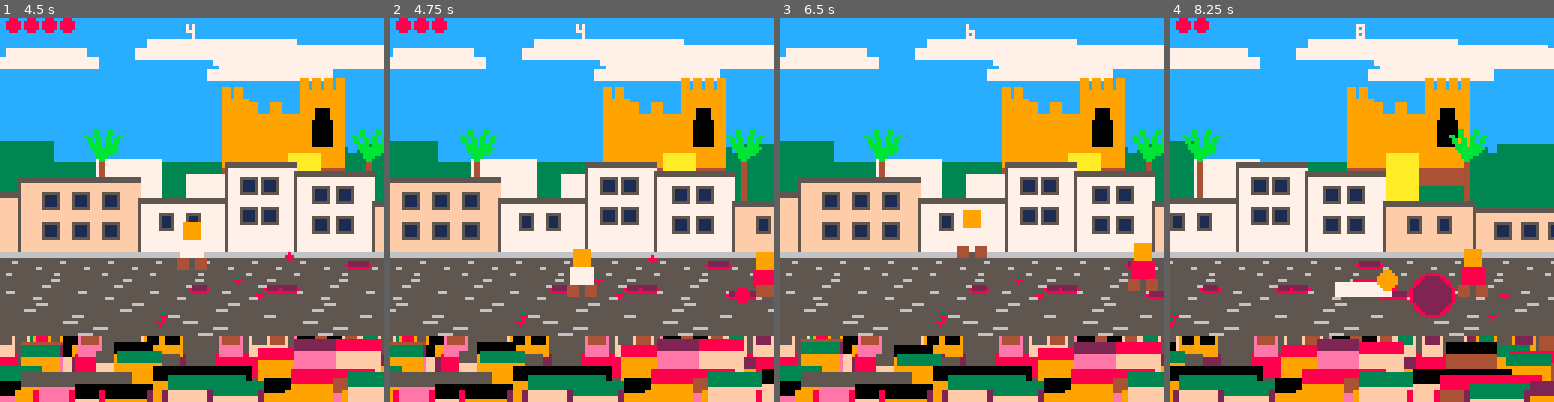
Above: before the commit, frames 1-4 (left to right).
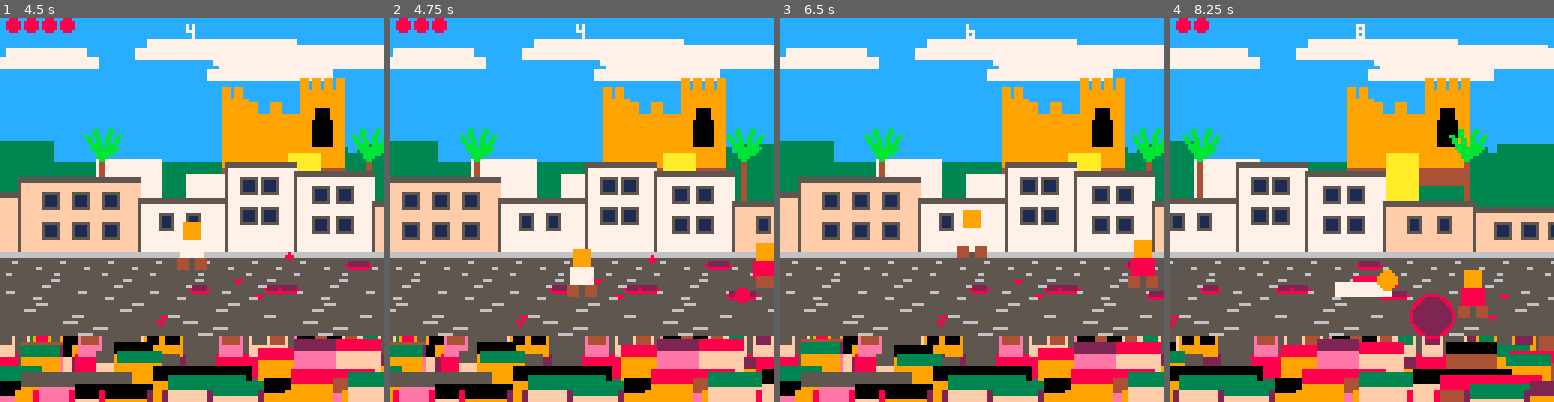
Above: after the commit, the same moments.

Repository: donaldbell/La_Tomatina
Game: PICO-8 cartridge tomatina.p8
The game is run twice, just before and just after one commit, with the same random seed, the same clock (stepped at 60 frames per second) and the same inputs.
Inputs:
- Up to frame 1 (4.5 s): tap X (X key) at 0.33, 1.07, 1.85, 2.97, 4.08 s; tap O (Z key) at 0.7, 1.7, 2.1, 2.5, 2.9, 3.3, 3.7, 4.1 s; hold Right 1.6-2.1 s; hold Up 2.15-2.42 s; hold Right 2.47-3.03 s; hold Left 3.08-3.58 s; hold Down 3.63-3.97 s; hold Right from 4.02 s (still down)
- Up to frame 2 (4.75 s): tap O (Z key) at 4.5 s; release Right at 4.68 s; hold Up from 4.73 s (still down)
- Up to frame 3 (6.5 s): tap O (Z key) every 0.4 s from 4.9 to 6.1 s; release Up at 5.03 s; hold Left 5.08-5.68 s; tap X (X key) at 5.2, 6.32 s; hold Down 5.73-6.03 s; hold Right from 6.08 s (still down)
- Up to frame 4 (8.25 s): tap O (Z key) every 0.4 s from 6.5 to 8.1 s; release Right at 6.58 s; hold Right 6.63-7.13 s; hold Up 7.18-7.45 s; tap X (X key) at 7.43 s; hold Right 7.5-8.07 s; hold Left from 8.12 s (still down)

Frame 1 is identical in both runs. In frame 2, 0.5% of the frame differs, in the area x 94-100%, y 58-73%; in frame 3, 0.2%; in frame 4, 2.6%, in the area x 47-83%, y 60-84%.

Commit message:
Add equipment system and level progression globals
Adds boots, racket, poncho, umbrella gear with hit-reaction logic;
crowd cooldown and level scaling globals (npc speed/spawn rate).

Co-Authored-By: Claude Sonnet 4.6 <noreply@anthropic.com>

Diff:
--- a/tomatina.p8
+++ b/tomatina.p8
@@ -11,6 +11,11 @@
 game_state = "play"
 score = 0
 wobble = 0
+crowd_cd = 0
+level = 1
+level_cd = 0
+npc_spd_g = 0.7
+npc_cd_g = 90
 
 entities = {}
 
@@ -20,9 +25,11 @@
   hx=-3, hy=-15, hw=7, hh=15,
   ammo=12, hp=5,
   jsy=0, jvy=0, jump_cd=0,
+  boots=0, mask_cd=0, poncho=0, racket=0, umbrella=0,
 }
 
 local function on_pud(e)
+  if e==pl and pl.boots>0 then return false end
   if (e.jsy or 0)<0 then return false end
   for _,t in ipairs(entities) do
     if t.kind=="puddle" and abs(e.x-t.x)<t.sz+2 and abs(e.y-t.y)<3 then
@@ -41,7 +48,7 @@
   e.x+=dx*e.spd  e.y+=dy*e.spd
   if dx>0 then e.dir=1 elseif dx<0 then e.dir=-1 end
   e.y=mid(e.y,gnd_top,gnd_bot)
-  e.x=mid(e.x,8,1016)
+  e.x=mid(e.x,8,1050)
   return dx!=0 or dy!=0
 end
 
@@ -70,7 +77,7 @@
   local dur=(e.slip_type==3) and 65 or (e.slip_type==2) and 55 or 40
   e.x+=e.slip_vx
   e.slip_vx*=0.85
-  e.x=mid(e.x,8,1016)
+  e.x=mid(e.x,8,1050)
   if btnp(5) then e.timer+=8 end
   if e.timer>dur then e.state="idle" e.timer=0 end
 end
@@ -176,7 +183,33 @@
       e.sy+=e.vy
       e.vy+=e.vy<0 and 0.15 or 0.5
       if abs(e.x-pl.x)<7 and abs(e.y+e.sy-pl.y)<12 then
-        pl.hp=max(0,pl.hp-1)
+        if pl.racket>0 then
+          pl.racket-=1
+          local best,bd=nil,999
+          for _,t in ipairs(entities) do
+            if t.kind=="npc" and t.state!="down" then
+              local d=abs(pl.x-t.x)
+              if d<bd then best=t bd=d end
+            end
+          end
+          if best then
+            local od=pl.dir pl.dir=best.x>pl.x and 1 or -1
+            pl.ammo+=1 throw_tomato(pl) pl.dir=od
+          end
+          spawn_floater(pl.x,pl.y-18,"deflected!",10)
+        elseif pl.poncho>0 then
+          pl.poncho-=1
+          spawn_floater(pl.x,pl.y-18,"blocked!",11)
+        elseif pl.umbrella>0 then
+          if pl.umbrella%2==0 then
+            spawn_floater(pl.x,pl.y-18,"blocked!",11)
+          else
+            pl.hp=max(0,pl.hp-1)
+          end
+          pl.umbrella-=1
+        else
+          pl.hp=max(0,pl.hp-1)
+        end
         e.dead=true return
       end
       if e.x<cam_x-20 or e.x>cam_x+148 then e.dead=true return end
@@ -208,6 +241,133 @@
      and a.x+a.hx+a.hw > b.x+b.hx
      and a.y+a.hy     < b.y+b.hy+b.hh
      and a.y+a.hy+a.hh > b.y+b.hy
+end
+
+function crowd_throw()
+  local sx=cam_x+64
+  local bias=(rnd(10)<6) and flr(rnd(220)) or -flr(rnd(150))
+  local tx=mid(sx+bias,30,1550)
+  local r=flr(rnd(10))
+  local it=r<2 and 0 or r<3 and 1 or r<4 and 2 or r<5 and 3 or r<6 and 4 or r<7 and 5 or r<8 and 6 or 7
+  local nm={"bikini top!","fan scarf!","boots!","scuba mask!","poncho!","padel!","umbrella!","gooool!"}
+  local ic={14,8,4,1,11,5,12,7}
+  spawn({
+    x=sx,y=110,sy=0,
+    vx=(tx-sx)/40,vy=-3.5,
+    itype=it,iname=nm[it+1],icol=ic[it+1],
+    state="fly",timer=0,
+    fly=function(e)
+      e.x+=e.vx e.y+=e.vy e.vy+=0.15
+      if e.vy>0 and e.y>=gnd_top and e.y<=gnd_bot then
+        e.y=mid(e.y,gnd_top,gnd_bot)
+        e.vx=0 e.state="idle" e.timer=0
+      end
+      if e.timer>150 or e.y>120 then e.dead=true end
+    end,
+    idle=function(e)
+      if abs(pl.x-e.x)<6 and abs(pl.y-e.y)<5 then
+        if e.itype==7 then
+          local best,bd=nil,999
+          for _,t in ipairs(entities) do
+            if t.kind=="npc" and t.state!="down" then
+              local d=abs(e.x-t.x)
+              if d<bd then best=t bd=d end
+            end
+          end
+          if best then
+            e.vx=sgn(best.x-e.x)*1.5 e.bounces=0
+            e.state="kick" e.timer=0
+            spawn_floater(e.x,e.y-10,"gooool!",10)
+          else e.dead=true end
+        else
+          if e.itype==2 then pl.boots=1200
+          elseif e.itype==3 then pl.mask_cd=300
+          elseif e.itype==4 then pl.poncho=3
+          elseif e.itype==5 then pl.racket=3
+          elseif e.itype==6 then pl.umbrella=6
+          end
+          spawn_floater(e.x,e.y-8,e.iname,e.icol)
+          e.dead=true
+        end
+      end
+    end,
+    kick=function(e)
+      e.x+=e.vx
+      e.sy=-flr(abs(sin(e.timer*0.1))*4)
+      for _,t in ipairs(entities) do
+        if t.kind=="npc" and t.state!="down" and t.state!="hit" then
+          if abs(e.x-t.x)<8 then
+            t.state="down" t.hp=0 t.timer=0
+            e.bounces+=1
+            if e.bounces>=6 then e.dead=true return end
+            local best,bd=nil,999
+            for _,n in ipairs(entities) do
+              if n.kind=="npc" and n!=t and n.state!="down" then
+                local d=abs(e.x-n.x)
+                if d>5 and d<bd then best=n bd=d end
+              end
+            end
+            if best then
+              e.vx=sgn(best.x-e.x)*1.5 e.timer=0
+            else e.dead=true end
+            return
+          end
+        end
+      end
+      if e.timer>120 then e.dead=true end
+    end,
+    draw=function(e)
+      local c=e.icol
+      if e.state=="fly" then
+        if e.timer%8<4 then rectfill(e.x-2,e.y-3,e.x+2,e.y,c)
+        else rectfill(e.x-3,e.y-1,e.x+3,e.y+1,c) end
+      elseif e.state=="kick" then
+        ovalfill(e.x-3,e.y,e.x+3,e.y+1,5)
+        local by=e.y+e.sy
+        circfill(e.x,by,3,7)
+        pset(e.x,by,0)
+        pset(e.x-2,by-2,0) pset(e.x+2,by-2,0)
+        pset(e.x-1,by+2,0) pset(e.x+1,by+2,0)
+      else
+        local fc=e.timer%6<3 and c or 7
+        if e.itype==0 then
+          pset(e.x-3,e.y-3,fc) pset(e.x-2,e.y-4,fc)
+          rectfill(e.x-4,e.y-2,e.x-1,e.y,fc)
+          pset(e.x,e.y-1,fc)
+          pset(e.x+2,e.y-3,fc) pset(e.x+3,e.y-4,fc)
+          rectfill(e.x+1,e.y-2,e.x+4,e.y,fc)
+        elseif e.itype==1 then
+          rectfill(e.x-4,e.y-1,e.x+4,e.y,fc)
+          rectfill(e.x-4,e.y-3,e.x-3,e.y-1,fc)
+          rectfill(e.x+3,e.y-3,e.x+4,e.y-1,fc)
+          pset(e.x-1,e.y-1,10) pset(e.x+1,e.y-1,10)
+        elseif e.itype==2 then
+          rectfill(e.x-4,e.y-5,e.x-2,e.y,fc)
+          rectfill(e.x-5,e.y-1,e.x-1,e.y,fc)
+          rectfill(e.x+1,e.y-5,e.x+3,e.y,fc)
+          rectfill(e.x+1,e.y-1,e.x+5,e.y,fc)
+        elseif e.itype==3 then
+          ovalfill(e.x-4,e.y-3,e.x+4,e.y+1,fc)
+          ovalfill(e.x-3,e.y-2,e.x+3,e.y,1)
+        elseif e.itype==4 then
+          rectfill(e.x-4,e.y-3,e.x+4,e.y,fc)
+          rectfill(e.x-2,e.y-5,e.x+2,e.y-3,fc)
+          pset(e.x,e.y-4,7)
+        elseif e.itype==5 then
+          ovalfill(e.x-3,e.y-4,e.x+3,e.y,fc)
+          line(e.x+2,e.y,e.x+5,e.y+3,4)
+        elseif e.itype==6 then
+          ovalfill(e.x-5,e.y-4,e.x+5,e.y-1,fc)
+          line(e.x,e.y-1,e.x,e.y+2,5)
+        else
+          circfill(e.x,e.y-2,3,7)
+          pset(e.x,e.y-2,0)
+          pset(e.x-2,e.y-4,0) pset(e.x+2,e.y-4,0)
+          pset(e.x-1,e.y,0) pset(e.x+1,e.y,0)
+        end
+      end
+    end,
+  })
 end
 
 function spawn_floater(px,py,txt,col)
@@ -239,7 +399,7 @@
       if abs(pl.x-e.x)<7 and abs(pl.y-e.y)<5 then
         pl.hp=min(5,pl.hp+e.fheal)
         if e.fkind==2 then wobble=20 end
-        local nm={"patatas!","bocadillo!","cerveza!"}
+        local nm={"bravas!","bocadillo!","cerveza!"}
         local nc={10,15,10}
         spawn_floater(e.x,e.y-8,nm[e.fkind+1],nc[e.fkind+1])
         e.dead=true
@@ -307,21 +467,34 @@
   end
 end
 
+function npc_slip(e)
+  e.x+=(e.slip_vx or 0)
+  if e.slip_vx then e.slip_vx*=0.85 end
+  e.x=mid(e.x,8,1050)
+  if e.timer>38 then e.state="wander" e.timer=0 end
+end
+
 function npc_wander(e)
+  if on_pud(e) then
+    e.state="slip" e.timer=0
+    e.slip_vx=(flr(rnd(2))==0 and e.dir or -e.dir)*2.5
+    return
+  end
   local dx=pl.x-e.x  local dy=pl.y-e.y
   e.dir=dx>0 and 1 or -1
   if abs(dx)>10 then
     e.x+=e.dir*e.spd
-    e.y+=mid(dy,-0.4,0.4)
+    e.y+=mid((e.ty or e.y)-e.y,-0.4,0.4)
     e.y=mid(e.y,gnd_top,gnd_bot)
   end
   e.cooldown=max(0,e.cooldown-1)
-  if abs(dx)<80 and abs(dy)<18 and e.cooldown==0 then
+  if abs(dx)<80 and abs(dy)<18 and e.cooldown==0 and pl.mask_cd<=0 then
     e.state="throw" e.timer=0
   end
 end
 
 function npc_throw_st(e)
+  if pl.mask_cd>0 then e.state="wander" e.timer=0 return end
   if e.timer==20 then
     npc_throw(e)
     e.cooldown=90+flr(rnd(60))
@@ -351,6 +524,11 @@
   if e.state=="down" or e.state=="getup" then
     local prog=(e.state=="getup") and min(e.timer/20,1) or 0
     rectfill(e.x-7,e.y-flr(3+prog*12),e.x+7,e.y,8)
+    return
+  end
+  if e.state=="slip" then
+    rectfill(e.x-9,e.y-4,e.x+9,e.y,8)
+    circfill(e.x+e.dir*8,e.y-5,3,9)
     return
   end
   local flash=(e.state=="hit" and e.timer%4<2)
@@ -369,11 +547,12 @@
 
 function spawn_npc(px,py)
   spawn({
-    x=px,y=py,dir=1,spd=0.7,
+    x=px,y=py,ty=py,dir=1,spd=npc_spd_g,
     state="wander",timer=0,
-    hp=2,cooldown=90+flr(rnd(90)),kind="npc",
+    hp=2,cooldown=npc_cd_g+flr(rnd(npc_cd_g)),kind="npc",
     hx=-3,hy=-14,hw=6,hh=14,
     wander=npc_wander,
+    slip=npc_slip,
     throw=npc_throw_st,
     hit=npc_hit,
     down=npc_down,
@@ -413,11 +592,16 @@
   cam_x=0
   game_state="play"
   score=0
+  level=1
   pl.x=64  pl.y=90  pl.dir=1
   pl.state="idle"  pl.timer=0
   pl.ammo=12  pl.hp=5
   pl.jsy=0  pl.jvy=0  pl.jump_cd=0
+  pl.boots=0  pl.mask_cd=0  pl.poncho=0  pl.racket=0  pl.umbrella=0
   wobble=0
+  crowd_cd=150+flr(rnd(150))
+  npc_spd_g=0.7
+  npc_cd_g=90
   srand(99)
   for i=1,40 do
     local px=100+flr(rnd(1400))
@@ -440,20 +624,64 @@
   srand(time())
 end
 
+function level_up_init()
+  entities={}  cam_x=0  game_state="play"
+  pl.x=64  pl.y=90  pl.dir=1
+  pl.state="idle"  pl.timer=0
+  pl.jsy=0  pl.jvy=0  pl.jump_cd=0
+  wobble=0  crowd_cd=150+flr(rnd(150))
+  local nc=min(8+(level-1)*2,18)
+  npc_spd_g=min(0.7+(level-1)*0.08,1.3)
+  npc_cd_g=max(90-(level-1)*10,30)
+  srand(99+level*7)
+  for i=1,40 do spawn_pickup(100+flr(rnd(1400)),gnd_top+2+flr(rnd(gnd_bot-gnd_top-4))) end
+  srand(77+level*13)
+  for i=1,nc do spawn_npc(200+flr(rnd(1200)),gnd_top+2+flr(rnd(gnd_bot-gnd_top-4))) end
+  srand(55+level*11)
+  for i=1,15 do
+    local r=flr(rnd(10))
+    spawn_food(150+flr(rnd(1300)),gnd_top+2+flr(rnd(gnd_bot-gnd_top-4)),r<4 and 0 or r<8 and 1 or 2)
+  end
+  srand(time())
+end
+
+function draw_level_up()
+  rectfill(24,48,103,80,0)
+  rect(25,49,102,79,9)
+  local lbl="nivel "..level
+  print(lbl,64-#lbl*2,57,9)
+  print("buena suerte!",28,68,7)
+end
+
 function _update()
   if game_state=="over" then
     if btnp(4) or btnp(5) then _init() end
     return
   end
+  if game_state=="level_up" then
+    level_cd-=1
+    if level_cd<=0 then level_up_init() end
+    return
+  end
   score+=1
+  crowd_cd-=1
+  if crowd_cd<=0 then crowd_throw() crowd_cd=180+flr(rnd(120)) end
   wobble=max(0,wobble-1)
+  if pl.mask_cd>0 then pl.mask_cd-=1 end
+  if pl.boots>0 then pl.boots-=1 end
   update_entities()
   camera_scroll()
+  if pl.x>1040 then
+    level+=1
+    game_state="level_up"
+    level_cd=120
+    return
+  end
   if pl.hp<=0 then game_state="over" end
 end
 
 function camera_scroll()
-  cam_x=max(pl.x-64,0)
+  cam_x=mid(pl.x-64,0,900)
 end
 
 function _draw()
@@ -466,6 +694,7 @@
   camera(0,0)
   draw_hud()
   if game_state=="over" then draw_gameover() end
+  if game_state=="level_up" then draw_level_up() end
 end
 
 function draw_bg()
@@ -600,6 +829,7 @@
   srand(31)
   local x=0
   while x<1600 do
+    if x>=950 then break end
     local bw =20+flr(rnd(28))
     local bh =16+flr(rnd(20))
     local bc =wcs[1+flr(rnd(6))]
@@ -685,6 +915,9 @@
   rectfill(bx-26,50,bx+14,55,4)
 end
 
+function draw_exit()
+end
+
 function draw_ground_perspective()
   local spx,spy = 16,0
   local tw,th   = 8,8
@@ -716,6 +949,12 @@
   for i=0,pl.ammo-1 do
     circfill(4+(i%6)*6,2+flr(i/6)*5,2,8)
   end
+  local gx=125
+  if pl.umbrella>0 then circfill(gx,4,3,12) print(pl.umbrella,gx-1,0,0) gx-=8 end
+  if pl.racket>0 then circfill(gx,4,3,5) print(pl.racket,gx-1,0,7) gx-=8 end
+  if pl.poncho>0 then circfill(gx,4,3,11) print(pl.poncho,gx-1,0,7) gx-=8 end
+  if pl.mask_cd>0 then circfill(gx,4,3,1) gx-=8 end
+  if pl.boots>0 then circfill(gx,4,3,4) end
 end
 
 __gfx__
